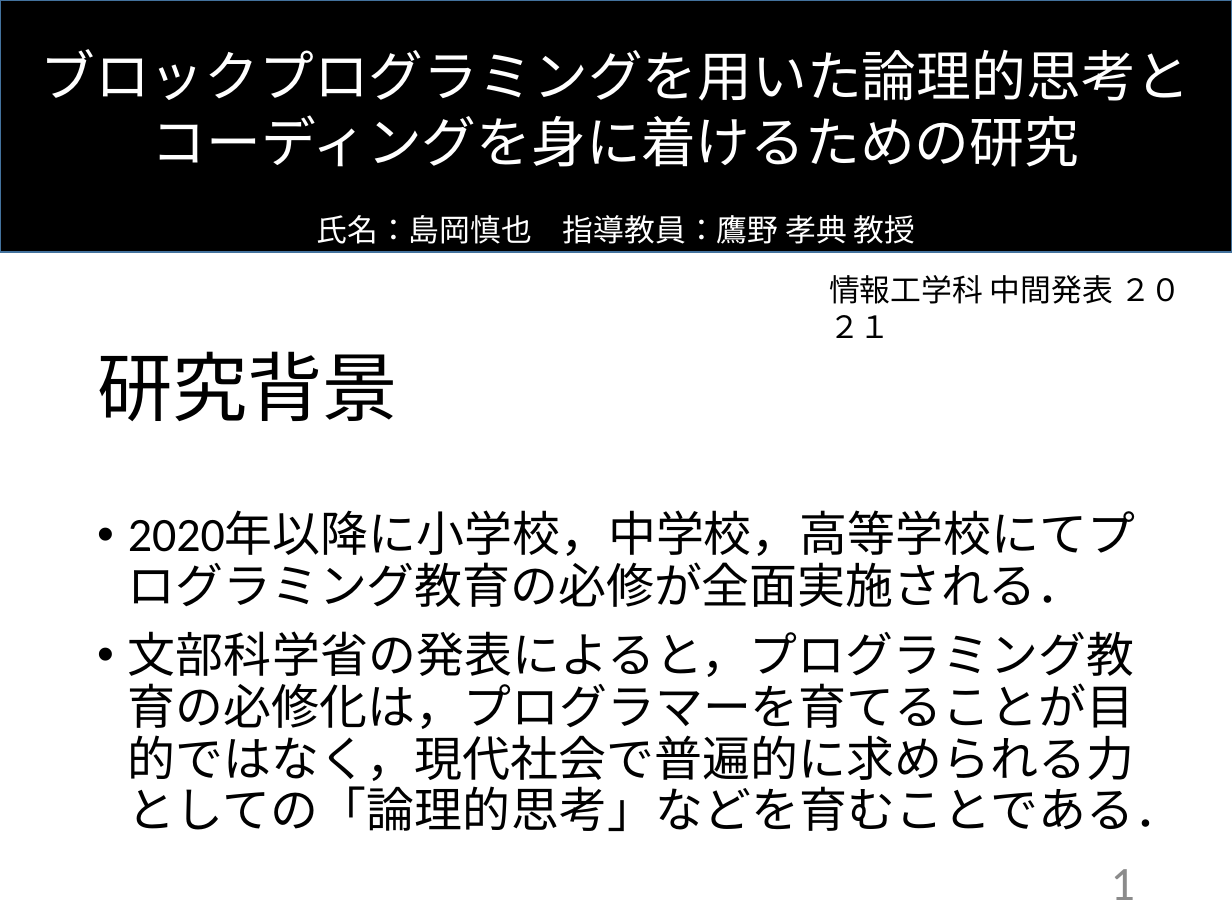
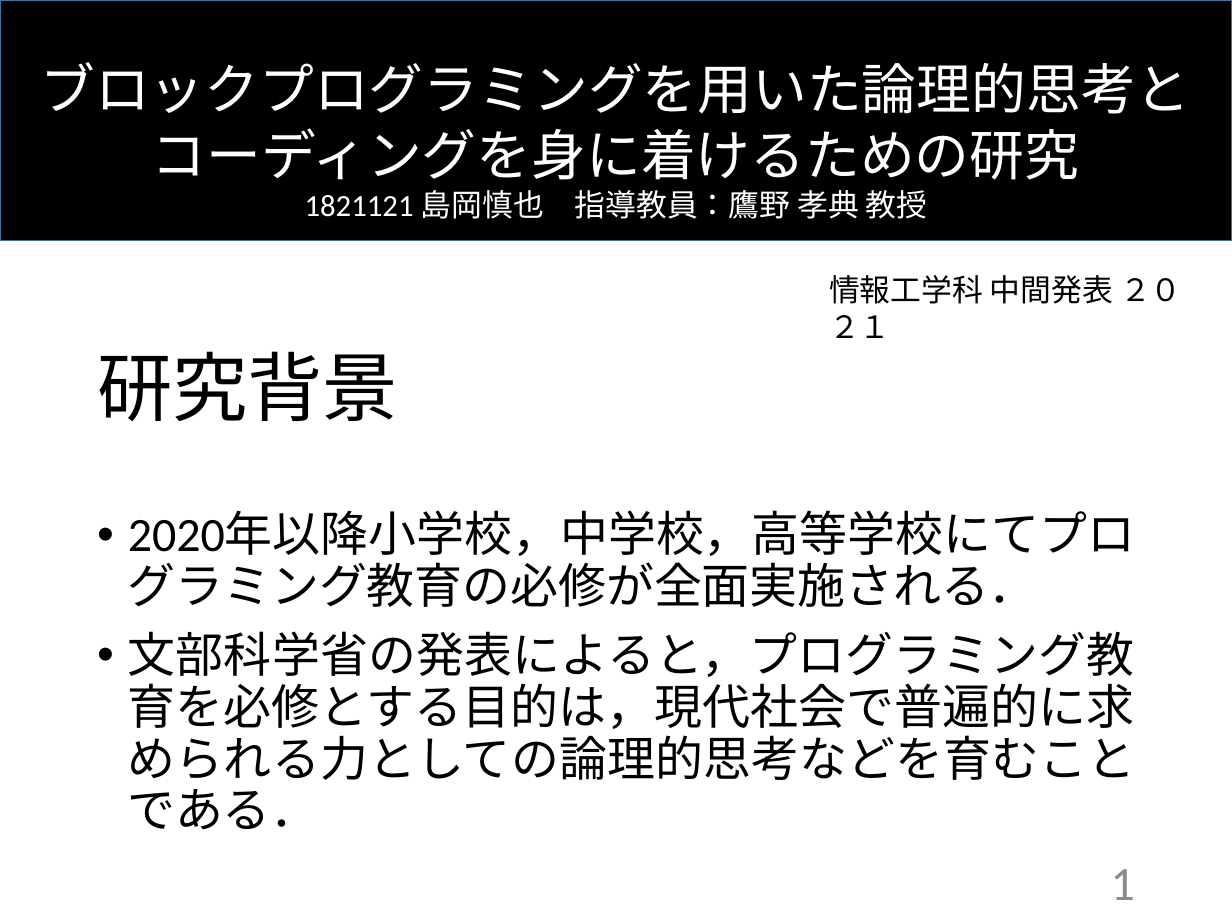
Before and after one commit to kait-takanolab/1821121-shimaoka-thesis, a slide deck: slide 1 of 1821121_shimaoka_tyuukan.pptx. Drawn at 1232x924 pixels with LibreOffice and Linux fonts; fonts in the diff are those of the drawing. Boxes give left, top, right and bottom in pixels: in the first picture for what was removed or moved away, otherwise in the second. Text is boxed around its words. In the diff, an @@ line names an element or a change of style, - is before the commit and + after.

```diff
--- a/1821121_shimaoka_tyuukan.pptx
+++ b/1821121_shimaoka_tyuukan.pptx
@@ rectangle "ブロックプログラミングを用いた論理的思考と": place and size @@
-rectangle "ブロックプログラミングを用いた論理的思考と" at (0, 0, 1232, 253)
+rectangle "ブロックプログラミングを用いた論理的思考と" at (0, 0, 1232, 240)
@@ text in rectangle at (152, 128, 1079, 219): text changed @@
-コーディングを身に着けるための研究
-氏名：島岡慎也 指導教員：鷹野 孝典 教授
+コーディングを身に着けるための研究
+1821121 島岡慎也 指導教員：鷹野 孝典 教授
@@ text at (128, 511, 1136, 830): text changed @@
-• 2020年以降に小学校，中学校，高等学校にてプログラミング教育の必修が全面実施される．
-• 文部科学省の発表によると，プログラミング教育の必修化は，プログラマーを育てることが目的ではなく，現代社会で普遍的に求められる力としての「論理的思考」などを育むことである．
+• 2020年以降小学校，中学校，高等学校にてプログラミング教育の必修が全面実施される．
+• 文部科学省の発表によると，プログラミング教育を必修とする目的は，現代社会で普遍的に求められる力としての論理的思考などを育むことである．
```
Also in this commit, not shown: 8 other slides changed, 1 slide removed.
